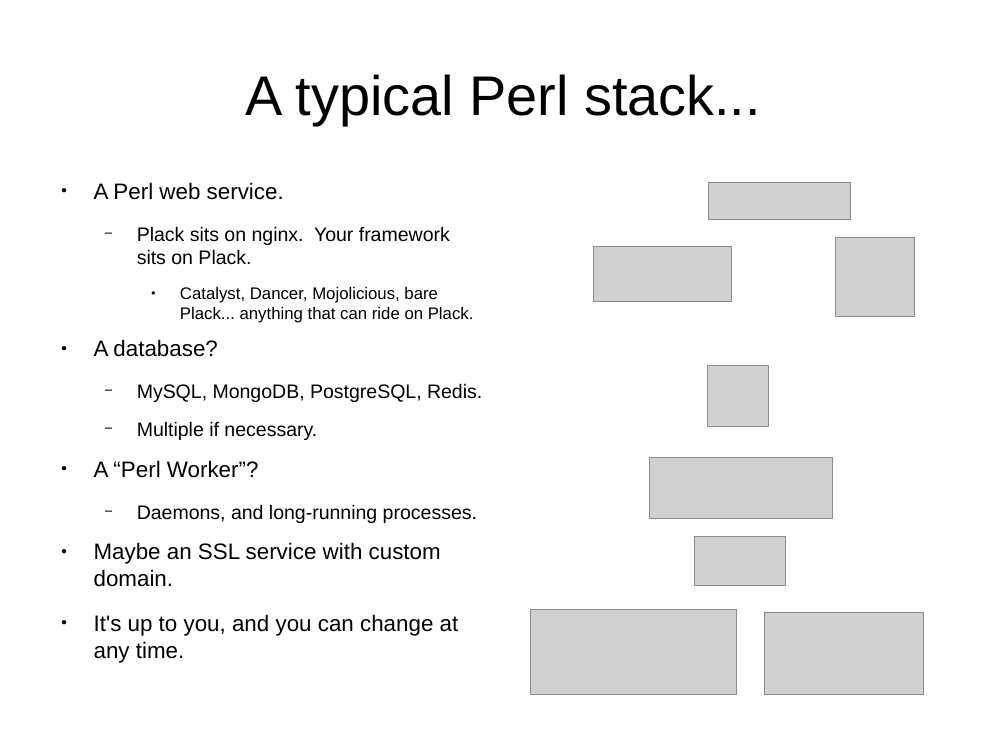
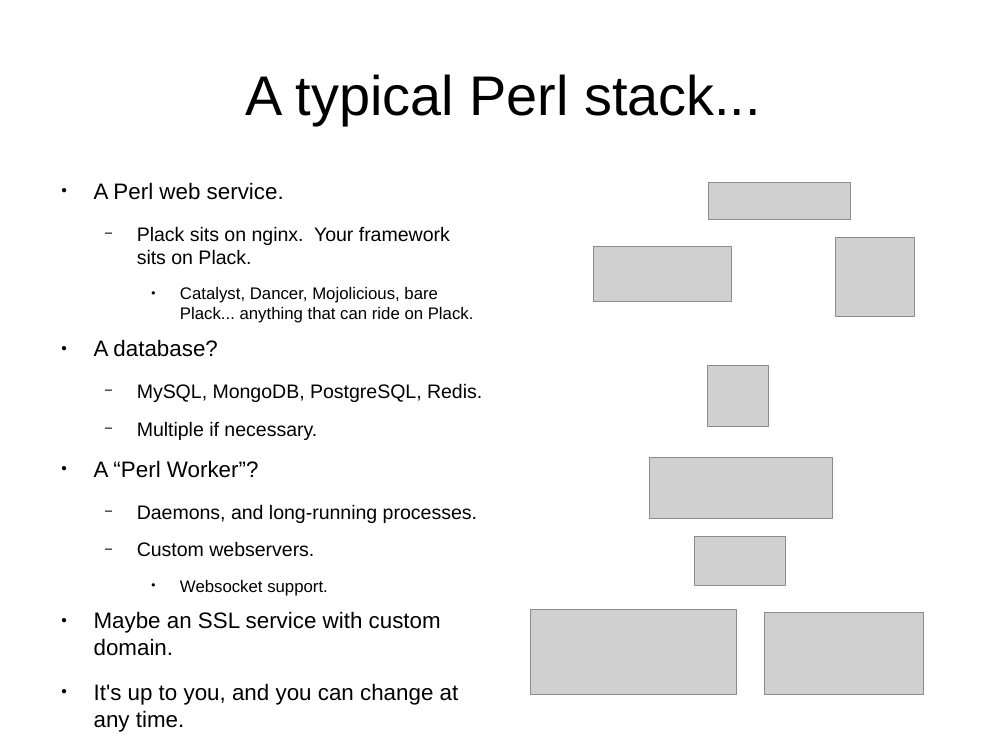
Before and after one commit to daoswald/dotcloud_talk, a slide deck: slide 8 of dotcloud_pm_talk.odp. Drawn at 1008x756 pixels with LibreOffice and Linux fonts; fonts in the diff are those of the drawing; grey boxes stand for pictures. Boxes give left, top, right and bottom in pixels: in the first picture for what was removed or moved away, otherwise in the second. Text is boxed around its words. In the diff, an @@ line names an element or a change of style, - is before the commit and + after.

```diff
--- a/dotcloud_pm_talk.odp
+++ b/dotcloud_pm_talk.odp
@@ text at (137,541,328,596): paragraphs added @@
+  − Custom webservers.
+    ● Websocket support.
```
Also in this commit, not shown: 4 other slides changed, 2 slides added.
